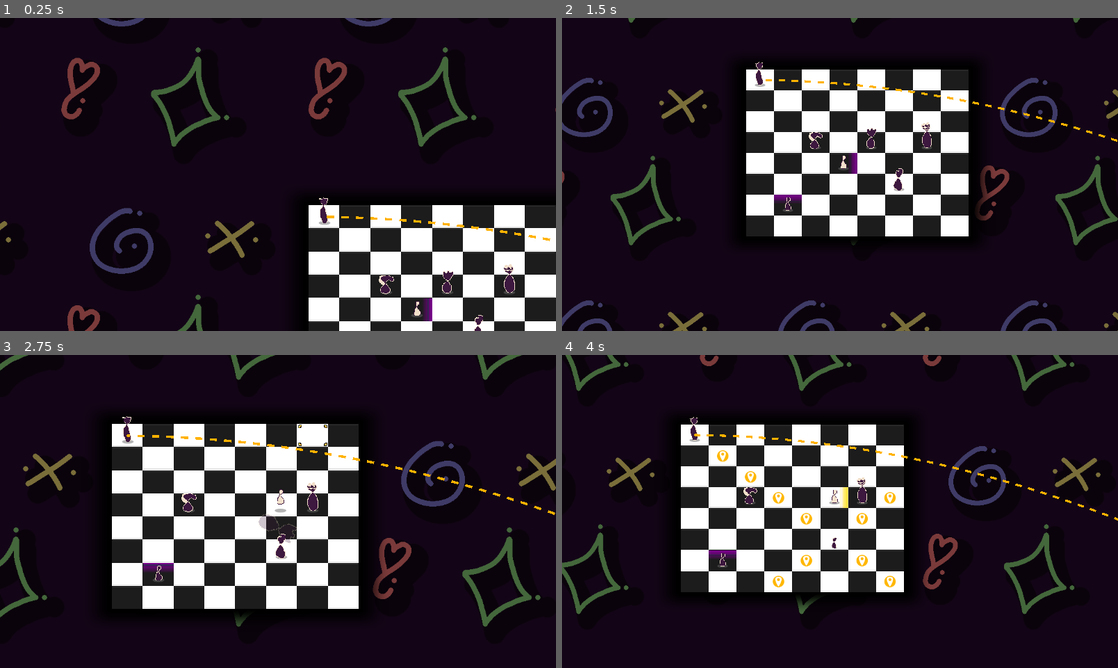
Above: before the commit, frames 1-4 (two rows, left to right).
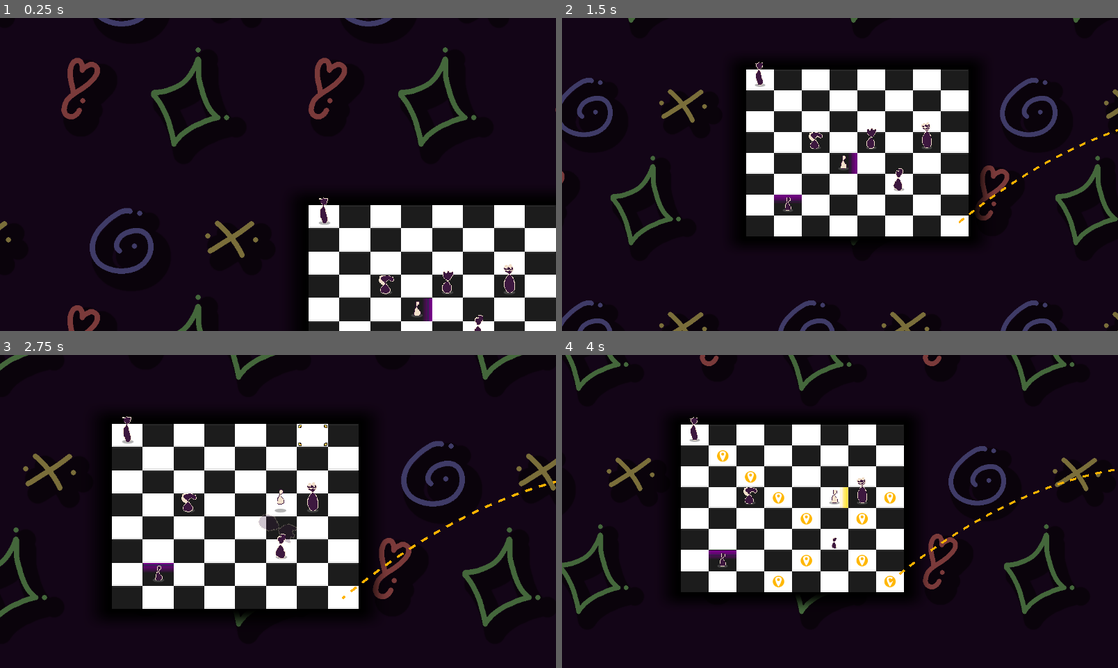
Above: after the commit, the same moments.

Repository: IAmNotIsaac/gwj-73
Game: Godot game, scene res://scenes/world.tscn
Same seed, same stepped clock (60 frames per second), same inputs: the game is played once before the commit and once after it.
Inputs (mouse positions are in pixels of both pictures, inside the frame that each line leads up to):
- Up to frame 1 (0.25 s): no input
- Up to frame 2 (1.5 s): tap Enter (ui_accept) at 0.5, 0.77 s; move the mouse to (873, 205) at 0.52 s; hold D (move_right) 0.53-1.28 s; click (873, 205) at 0.67 s; move the mouse to (728, 190) at 1.27 s; hold S (move_down) from 1.28 s (still down)
- Up to frame 3 (2.75 s): tap Enter (ui_accept) at 1.52 s; move the mouse to (333, 442) at 2.02 s; release S (move_down) at 2.03 s; hold D (move_right) from 2.03 s (still down)
- Up to frame 4 (4 s): move the mouse to (812, 574) at 2.77 s; release D (move_right) at 2.78 s; hold W (move_up) 2.78-3.53 s; click (812, 574) at 2.92 s; tap Enter (ui_accept) at 3.02, 3.77 s; move the mouse to (1006, 558) at 3.52 s; hold A (move_left) from 3.53 s (still down)

The runs differ from the first frame. In frame 1, 0.2% of the frame differs, in the area x 58-99%, y 63-72%; in frame 2, 0.3%; in frame 3, 0.5%, in the area x 22-100%, y 25-78%; in frame 4, 0.4%.

Commit message:
manually handle clearing previous position, due to the potential for error

Diff:
--- a/scenes/piece.gd
+++ b/scenes/piece.gd
@@ -85,8 +85,8 @@
 		_update_sprite()
 @export var grid_position := Vector2i.ZERO:
 	set(v):
-		if board and not Engine.is_editor_hint():
-			board.clear_piece(grid_position)
+		#if board and not Engine.is_editor_hint():
+			#board.clear_piece(grid_position)
 		grid_position = v
 		clear_caches()
 		_update_sprite()
@@ -354,9 +354,10 @@
 
 
 func move(to: Vector2i, to_board: Board = null) -> void:
-	var pi := position
+	board.clear_piece(grid_position)
 	if to_board != null:
 		board = to_board
+	var pi := position
 	grid_position = to
 	var pf := position
 
--- a/scenes/world.tscn
+++ b/scenes/world.tscn
@@ -34,8 +34,8 @@
 script = ExtResource("2_qor4q")
 
 [node name="BoardInterface" parent="Board" node_paths=PackedStringArray("to_board") instance=ExtResource("7_mg0yf")]
+grid_position = Vector2i(7, 7)
 to_board = NodePath("../../Board2")
-to_grid_position = Vector2i(3, 7)
 
 [node name="Piece" parent="." node_paths=PackedStringArray("board") instance=ExtResource("1_k4efd")]
 position = Vector2(288, 304)
